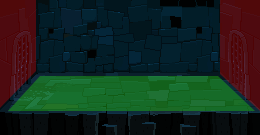
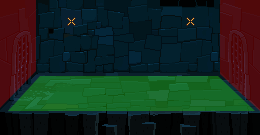
The second 260×135 image is a revision of the first. Changes to its layers:
added group "Placeholders" with 2 layers in group "Areas" over [left=67, top=17, right=195, bottom=26]
added layer "Left" in group "Placeholders" over [left=67, top=17, right=76, bottom=26]
added layer "Right" in group "Placeholders" over [left=186, top=17, right=195, bottom=26]
painted on "Pared" over [left=88, top=15, right=202, bottom=58]
